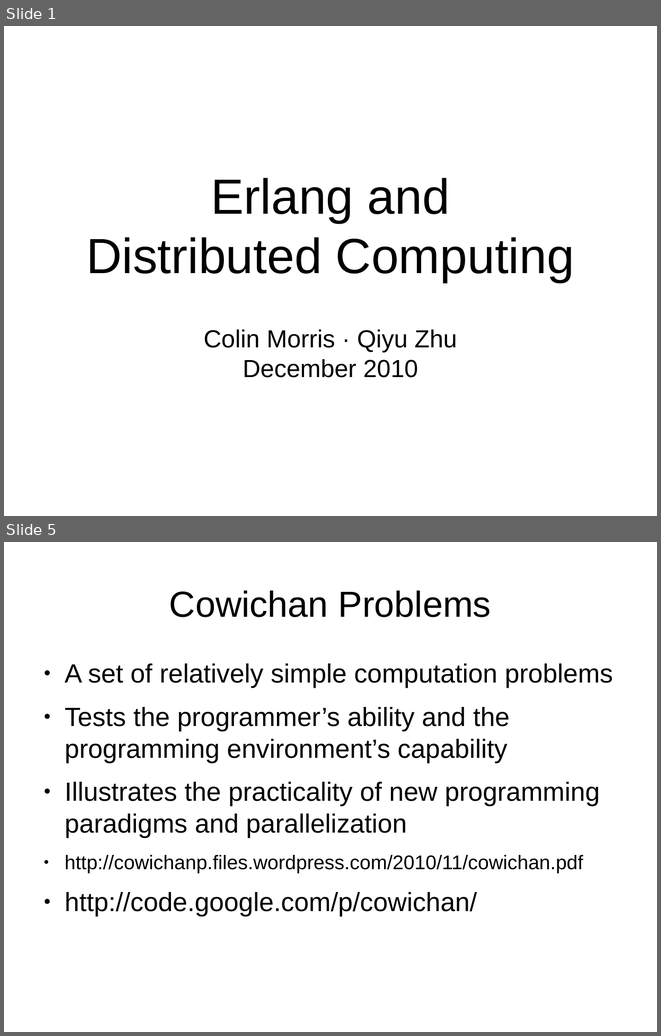
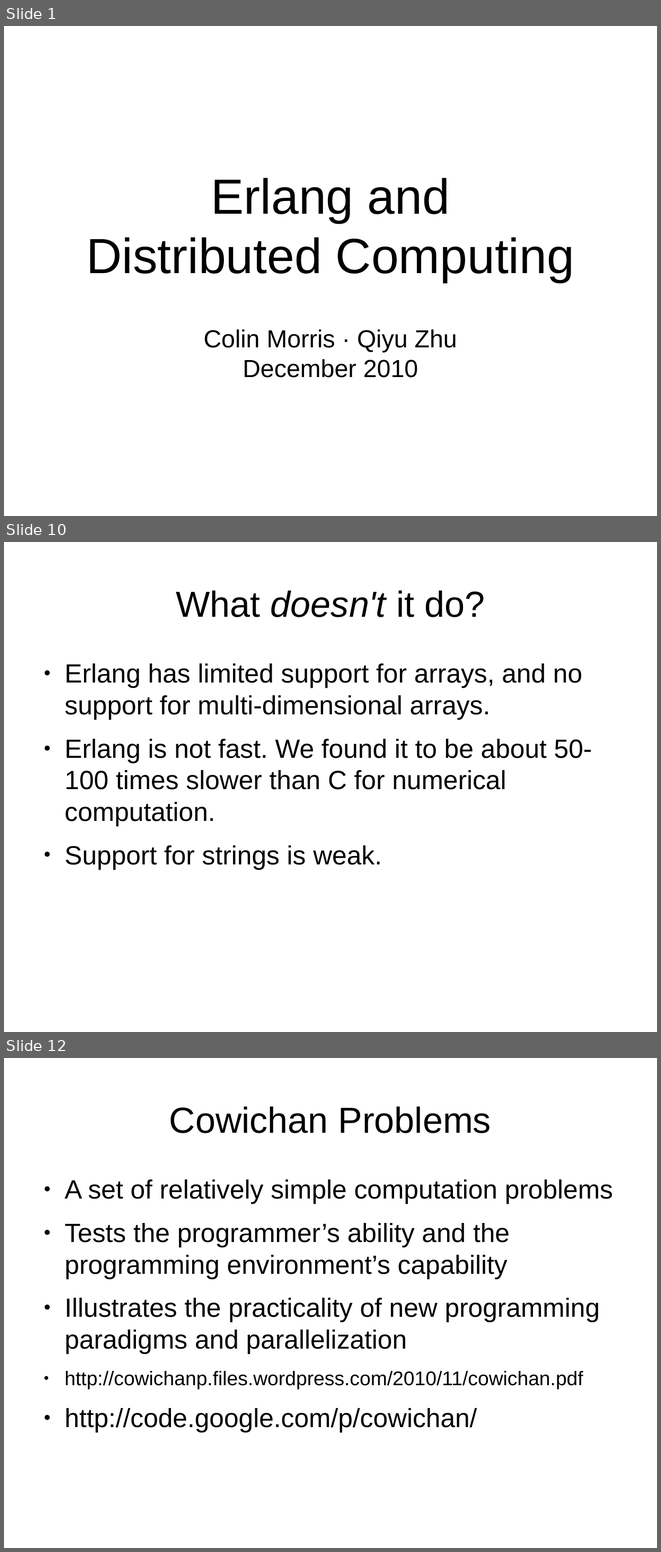
Before and after one commit to FractalDesigns/cowichan-1, a slide deck: miscellaneous/2010-12/slides.odp. Shown one above the other, each under a label of ours: slides 1 and 5 before the commit, slides 1, 10 and 12 after it; the slides between them are not shown. The pictures are 661x1036 and 661x1552 pixels, drawn with LibreOffice and Linux fonts; fonts in the diff are those of the drawing; background and template pictures are left out. Boxes give left, top, right and bottom in pixels: in the first picture for what was removed or moved away, otherwise in the second. Text is boxed around its words. In the diff, an @@ line names an element or a change of style, - is before the commit and + after.

```diff
--- a/miscellaneous/2010-12/slides.odp
+++ b/miscellaneous/2010-12/slides.odp
@@ slide 10 added at bbox=[4, 542, 657, 1032], background picture (left out) @@
@@ title added at bbox=[176, 590, 485, 617], 44 pt, text #000000 @@
+What doesn't it do?
@@ text added at bbox=[64, 663, 592, 869], 32 pt, text #000000 @@
+● Erlang has limited support for arrays, and no support for multi-dimensional arrays.
+● Erlang is not fast. We found it to be about 50-100 times slower than C for numerical computation.
+● Support for strings is weak.
@@ what was slide 5 is now slide 12 @@
```
Also in this commit, not shown: 3 slides changed, 18 other slides added, 4 slides removed, 1 other file.
